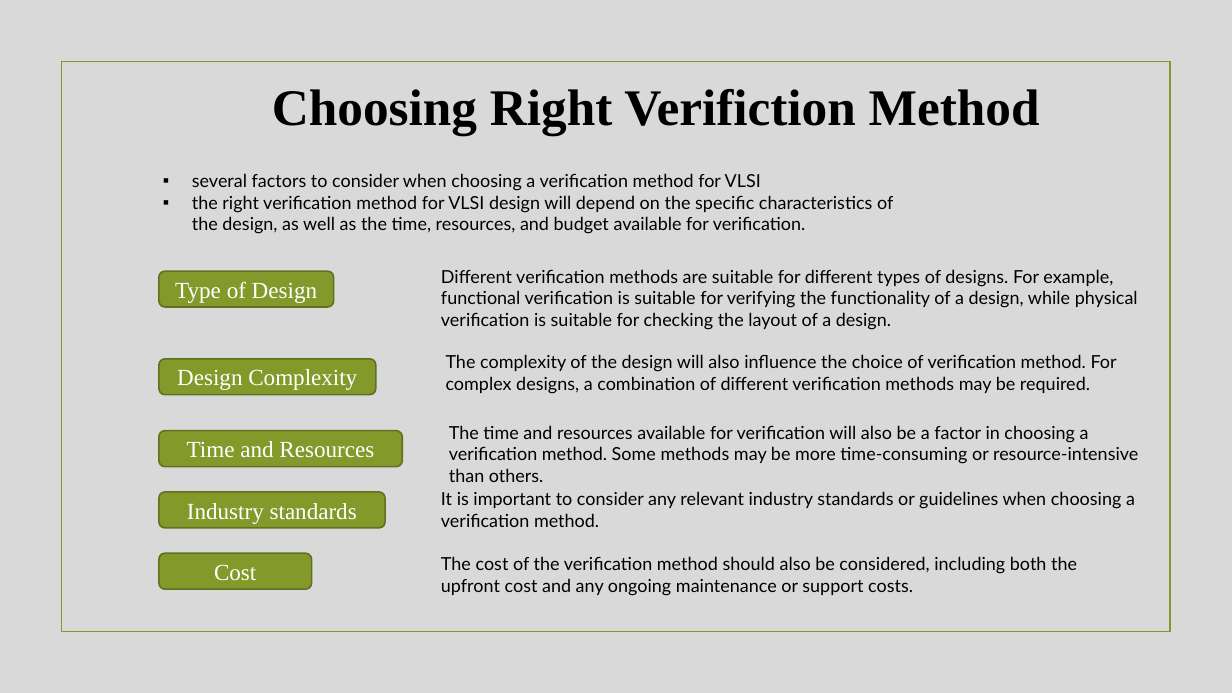
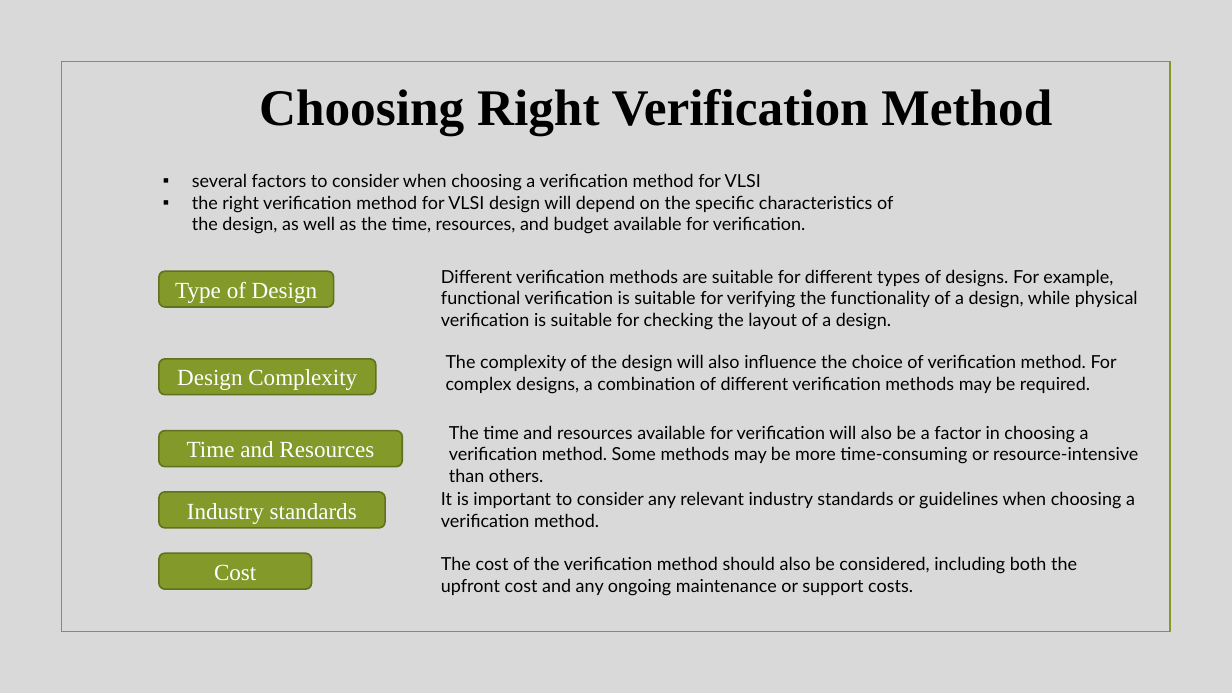
Before and after one commit to Saikot1997/Seminar-Paper-Embedded-Electronics-B-, a slide deck: slide 12 of Final/Verifi_Method presentation.pptx. Drawn at 1232x693 pixels with LibreOffice and Linux fonts; fonts in the diff are those of the drawing; background and template pictures are left out. Boxes give left, top, right and bottom in pixels: in the first picture for what was removed or moved away, otherwise in the second. Text is boxed around its words. In the diff, an @@ line names an element or a change of style, - is before the commit and + after.

```diff
--- a/Final/Verifi_Method presentation.pptx
+++ b/Final/Verifi_Method presentation.pptx
@@ text at [259, 89, 1052, 136]: text changed @@
-Choosing Right Verifiction Method
+Choosing Right Verification Method
```
Also in this commit, not shown: 5 other slides changed.
